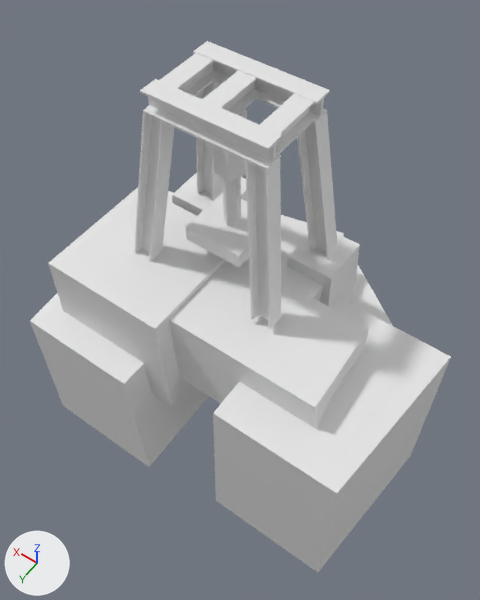
What one commit did to the Blender file Assets/Models/Crusher Station.blend.
Both versions are drawn from a 50 mm lens placed at (-138.0, 210.0, 241.0), pointed at (7.0, 6.0, -79.0). The lights are fixed; the arrows at lower left show +X, +Y and +Z.

Before the edit, the objects in view are built like this:
```python
me_cube_004 = bpy.data.meshes.new('Cube.004')
me_cube_004.from_pydata([(-0.73, -1.44, -1.88), (-0.63, -1.44, 1.0), (-0.73, 1.44, -1.88), (-0.63, 1.44, 1.0), (2.35, -1.44, -1.88), (2.24, -1.44, 1.0), (2.35, 1.44, -1.88), (2.24, 1.44, 1.0)], [], [(0, 1, 3, 2), (2, 3, 7, 6), (6, 7, 5, 4), (4, 5, 1, 0), (2, 6, 4, 0), (7, 3, 1, 5)])
me_plane = bpy.data.meshes.new('Plane')
me_plane.from_pydata(...)  # 18 vertices, 13 faces; spans x -2.25..2.25, y -2.25..2.25, z 0.0..5.87
me_plane_008 = bpy.data.meshes.new('Plane.008')
me_plane_008.from_pydata(...)  # 40 vertices, 38 faces; spans x -5.48..3.98, y -0.74..0.72, z -0.79..0.8
ob_cube_003 = bpy.data.objects.new('Cube.003', me_cube_004)
ob_cube_003.location = (4.3, -34.2, -84.0)
ob_cube_003.rotation_euler = (0.0, 0.0, 1.571)  # degrees (0, 0, 90)
ob_cube_003.scale = (15.5, 27.9, 27.9)
ob_plane = bpy.data.objects.new('Plane', me_plane)
ob_plane.location = (19.1, -2.0, -35.0)
ob_plane.scale = (8.11, 8.11, 8.11)
ob_plane_006 = bpy.data.objects.new('Plane.006', me_plane_008)
ob_plane_006.location = (19.3, 0.8, 54.2)
ob_plane_006.rotation_euler = (0.0, 0.0, 1.571)  # degrees (0, 0, 90)
ob_plane_006.scale = (4.08, 7.2, 7.2)
# also in view: 'Plane.005' at (52.0, -28.0, 0.0); 'Cube.002' at (-29.0, 28.0, -81.0); 'Cube.004' at (-26.0, -32.0, -103.0); 'Cube.008' at (-45.0, -48.0, -170.0); 'Plane.009' at (52.0, 22.0, 0.0)
```
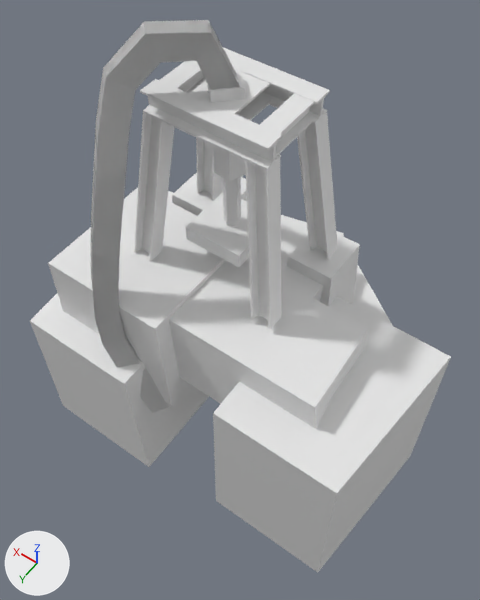
Pixel boxes [x1, y1, x2, y2] of what changed, in the pictures (480 x 600 px):
'Circle', added
    after: [90, 20, 240, 413]
'Plane.006', rescaled (47% wider, 13% taller)
    before: [202, 70, 259, 114]
    after: [189, 71, 273, 121]
'Plane.010', added
    after: [206, 68, 245, 103]

Diff of the bpy script that builds the scene:
```diff
--- a/Assets/Models/Crusher Station.blend.py
+++ b/Assets/Models/Crusher Station.blend.py
@@ me_plane_005 @@
+me_plane_005.from_pydata(...)  # a box spanning x -1.0..1.0, y -1.0..1.0, z -1.03..0.0
@@ me_circle @@
+me_circle.from_pydata(...)  # 56 vertices, 54 faces; spans x -0.7..29.3, y -1.0..1.0, z -1.0..1.0
@@ cu_beziercurve @@
+cu_beziercurve = bpy.data.curves.new('BezierCurve', 'CURVE')
+cu_beziercurve.dimensions = '3D'
+_sp = cu_beziercurve.splines.new('BEZIER'); _sp.bezier_points.add(3)
+_sp.bezier_points.foreach_set('co', [0.146, -0.214, -0.0443, 0.492, 0.276, -0.207, 0.473, 0.648, -1.71, 0.136, 0.574, -2.645])
+_sp.bezier_points.foreach_set('handle_left', [0.145, -0.207, -0.374, 0.557, 0.111, 0.219, 0.492, 0.62, -1.233, 0.176, 0.566, -2.413])
+_sp.bezier_points.foreach_set('handle_right', [0.146, -0.22, 0.222, 0.441, 0.405, -0.542, 0.458, 0.67, -2.09, 0.0723, 0.588, -3.02])
+for _p, _l, _r in zip(_sp.bezier_points, ['ALIGNED', 'ALIGNED', 'ALIGNED', 'ALIGNED'], ['ALIGNED', 'ALIGNED', 'ALIGNED', 'ALIGNED']): _p.handle_left_type = _l; _p.handle_right_type = _r
+_sp.order_u = 0
+_sp.order_v = 0
+cu_beziercurve.use_path = True
+cu_beziercurve.use_path_clamp = True
+cu_beziercurve.fill_mode = 'FULL'
@@ ob_plane_006 @@
 ob_plane_006.rotation_euler = (0.0, 0.0, 1.571)  # degrees (0, 0, 90)
-ob_plane_006.scale = (4.08, 7.2, 7.2)
+ob_plane_006.scale = (4.08, 17.6, 7.2)
@@ ob_plane_010 @@
+ob_plane_010 = bpy.data.objects.new('Plane.010', me_plane_005)
+ob_plane_010.location = (19.9, 0.0, 57.9)
+ob_plane_010.rotation_euler = (3.14, -0.00157, 7.069)  # degrees (180, -0.1, 45)
+ob_plane_010.scale = (7.84, 7.84, 7.84)
@@ ob_circle @@
+ob_circle = bpy.data.objects.new('Circle', me_circle)
+ob_circle.location = (10.7, 19.8, 76.3)
+ob_circle.rotation_euler = (1.571, 0.0, 6.218)  # degrees (90, 0, 356)
+ob_circle.scale = (9.52, 9.52, 9.52)
+_m = ob_circle.modifiers.new('Curve', 'CURVE')
+_m.object = ob_beziercurve
+_m = ob_circle.modifiers.new('Array', 'ARRAY')
+_m.relative_offset_displace = (0.0, 0.0, 0.0)
@@ ob_beziercurve @@
+ob_beziercurve = bpy.data.objects.new('BezierCurve', cu_beziercurve)
+ob_beziercurve.location = (10.72, 19.82, 76.34)
+ob_beziercurve.rotation_euler = (0.0, 0.0, 6.218)  # degrees (0, 0, 356)
+ob_beziercurve.scale = (82.5, 82.5, 82.5)
```
